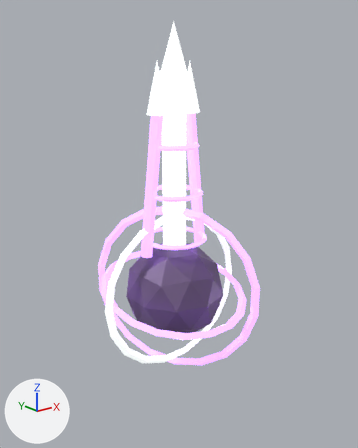
What one commit did to the glTF model public/assets/harthmere/glb/projectiles/singularity_lance_beam.glb.
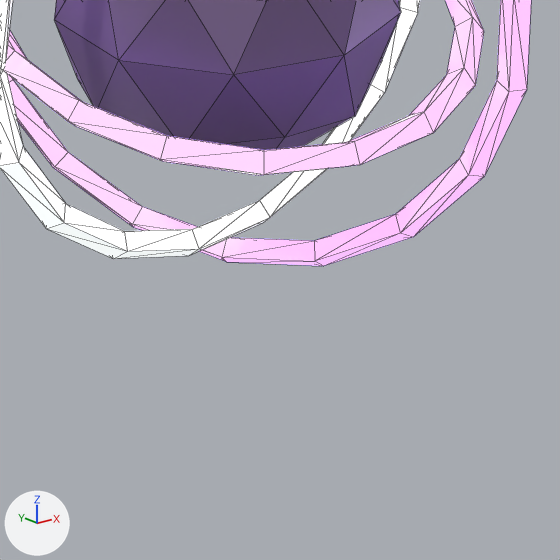
Old and new are each drawn whole from a 50 mm camera at (-1.701, -2.17, 0.994) aimed at (0.039, 0.005, 0.124) and again close up on the part from 31% to 75% of the width and 65% to 100% of the height. The lights are fixed; the arrows at lower left show +X, +Y and +Z. The first two pictures are the older version. The close-ups show mesh edges as thin lines. Where no turn or scale is listed for an object, it has been applied to the vertices.

Before the edit, the objects in view are built like this:
```python
me_torus_061 = bpy.data.meshes.new('Torus.061')
me_torus_061.from_pydata(...)  # 72 vertices, 144 faces; spans x -0.445..0.445, y -0.425..0.425, z -0.127..0.127
me_torus_061.materials.append(mat_premium_projectile_energy_violet)  # purple #c495ff, glowing purple #c495ff
me_torus_062 = bpy.data.meshes.new('Torus.062')
me_torus_062.from_pydata(...)  # 72 vertices, 144 faces; spans x -0.485..0.485, y -0.025..0.025, z -0.478..0.478
me_torus_062.materials.append(mat_premium_projectile_white)  # white #fbffff, glowing light grey #d6dada
me_torus_063 = bpy.data.meshes.new('Torus.063')
me_torus_063.from_pydata(...)  # 72 vertices, 144 faces; spans x -0.279..0.279, y -0.441..0.441, z -0.525..0.525
me_torus_063.materials.append(mat_premium_projectile_energy_violet)  # purple #c495ff, glowing purple #c495ff
ob_gravityorbit_0 = bpy.data.objects.new('GravityOrbit_0', me_torus_061)
ob_gravityorbit_0.location = (0.0, 0.0, -0.28)
ob_gravityorbit_1 = bpy.data.objects.new('GravityOrbit_1', me_torus_062)
ob_gravityorbit_1.location = (0.0, 0.0, -0.28)
ob_gravityorbit_2 = bpy.data.objects.new('GravityOrbit_2', me_torus_063)
ob_gravityorbit_2.location = (0.0, 0.0, -0.28)
# also in view: 'GravityCore' at (0.0, 0.0, -0.28)
```
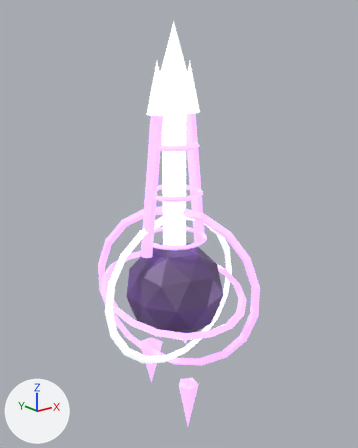
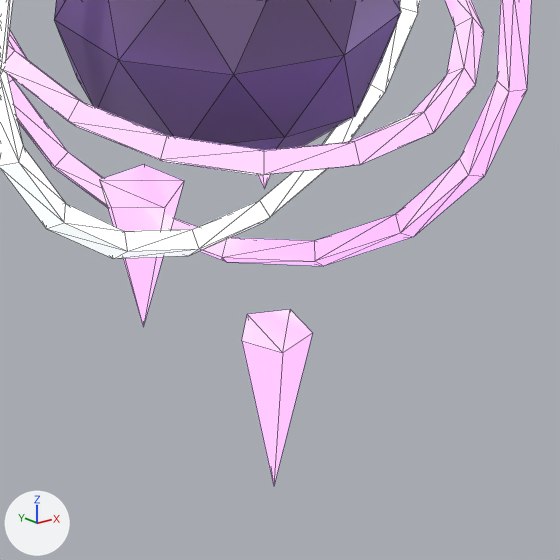
Location of each change, [x1, y1, x2, y2] in pixels of the close-ups (560 x 560 px):
```json
{"object": "GravityWake_2", "change": "added", "after": [242, 310, 313, 485], "on screen": "purple"}
{"object": "GravityWake_1", "change": "added", "after": [100, 165, 184, 327], "on screen": "purple"}
{"object": "GravityWake_0", "change": "added", "after": [258, 174, 270, 189], "on screen": "mostly hidden"}
```

Scene script edits in JSON lines:
```json
{"op": "add", "block": "me_cone_076", "code": ["me_cone_076 = bpy.data.meshes.new('Cone.076')", "me_cone_076.from_pydata(...)  # a 5-sided cone pointing to -z spanning x -0.064..0.058, y -0.057..0.064, z -0.161..0.161", "me_cone_076.materials.append(mat_premium_projectile_energy_violet)  # purple #c495ff, glowing purple #c495ff"]}
{"op": "add", "block": "me_cone_075", "code": ["me_cone_075 = bpy.data.meshes.new('Cone.075')", "me_cone_075.from_pydata(...)  # a 5-sided cone pointing to -z spanning x -0.077..0.073, y -0.079..0.067, z -0.143..0.143", "me_cone_075.materials.append(mat_premium_projectile_energy_violet)  # purple #c495ff, glowing purple #c495ff"]}
{"op": "add", "block": "me_cone_074", "code": ["me_cone_074 = bpy.data.meshes.new('Cone.074')", "me_cone_074.from_pydata(...)  # a 5-sided cone pointing to -z spanning x -0.078..0.094, y -0.088..0.09, z -0.125..0.125", "me_cone_074.materials.append(mat_premium_projectile_energy_violet)  # purple #c495ff, glowing purple #c495ff"]}
{"op": "add", "block": "ob_gravitywake_2", "code": ["ob_gravitywake_2 = bpy.data.objects.new('GravityWake_2', me_cone_076)", "ob_gravitywake_2.location = (-0.03, -0.17, -1.0)"]}
{"op": "add", "block": "ob_gravitywake_1", "code": ["ob_gravitywake_1 = bpy.data.objects.new('GravityWake_1', me_cone_075)", "ob_gravitywake_1.location = (-0.116, 0.097, -0.8)"]}
{"op": "add", "block": "ob_gravitywake_0", "code": ["ob_gravitywake_0 = bpy.data.objects.new('GravityWake_0', me_cone_074)", "ob_gravitywake_0.location = (0.122, 0.044, -0.6)"]}
```
